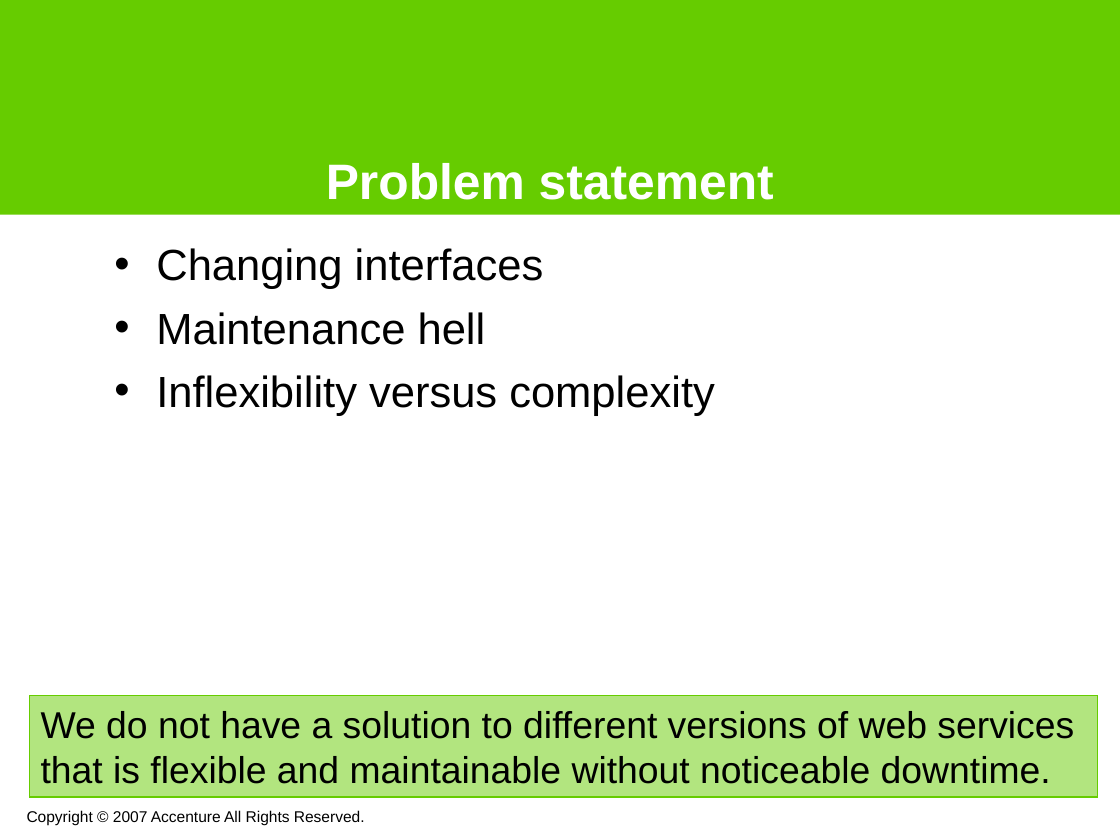
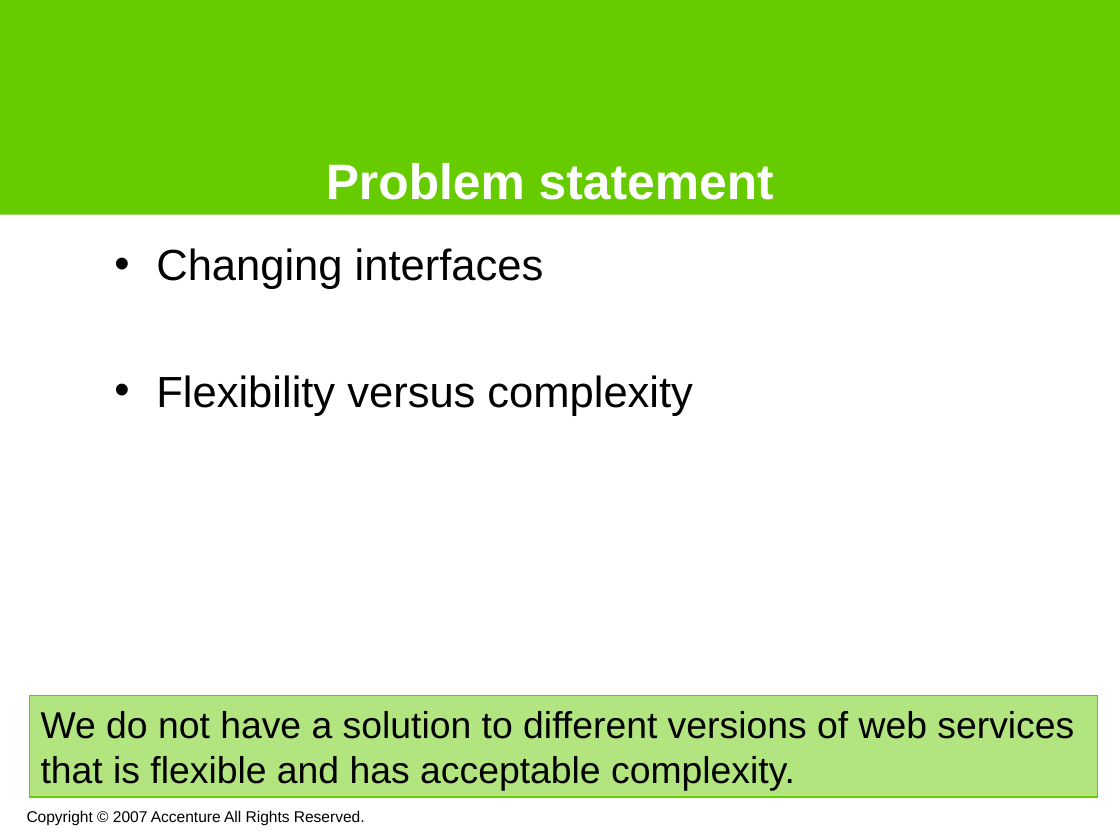
Before and after one commit to noushadali/osgi-samples, a slide deck: slide 5 of congress-registration/documentation/Webservice versioning using osgi.ppt. Drawn at 1120x840 pixels with LibreOffice and Linux fonts; fonts in the diff are those of the drawing; background and template pictures are left out. Boxes give left, top, right and bottom in pixels: in the first picture for what was removed or moved away, otherwise in the second. Text is boxed around its words. In the diff, an @@ line names an element or a change of style, - is before the commit and + after.

```diff
--- a/congress-registration/documentation/Webservice versioning using osgi.ppt
+++ b/congress-registration/documentation/Webservice versioning using osgi.ppt
@@ text at (156,375,692,416): text changed @@
-• Maintenance hell
-• Inflexibility versus complexity
+• Flexibility versus complexity
@@ text in rectangle at (41,756,795,791): text changed @@
-that is flexible and maintainable without noticeable downtime.
+that is flexible and has acceptable complexity.
```
Also in this commit, not shown: 12 other slides changed, 4 slides added, 1 slide removed, 2 other files.
